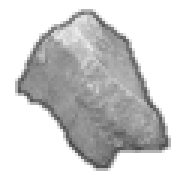
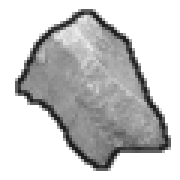
The second 180×180 image is a revision of the first. Changes to its layers:
painted on "Outlint" over [15, 9, 171, 171]
